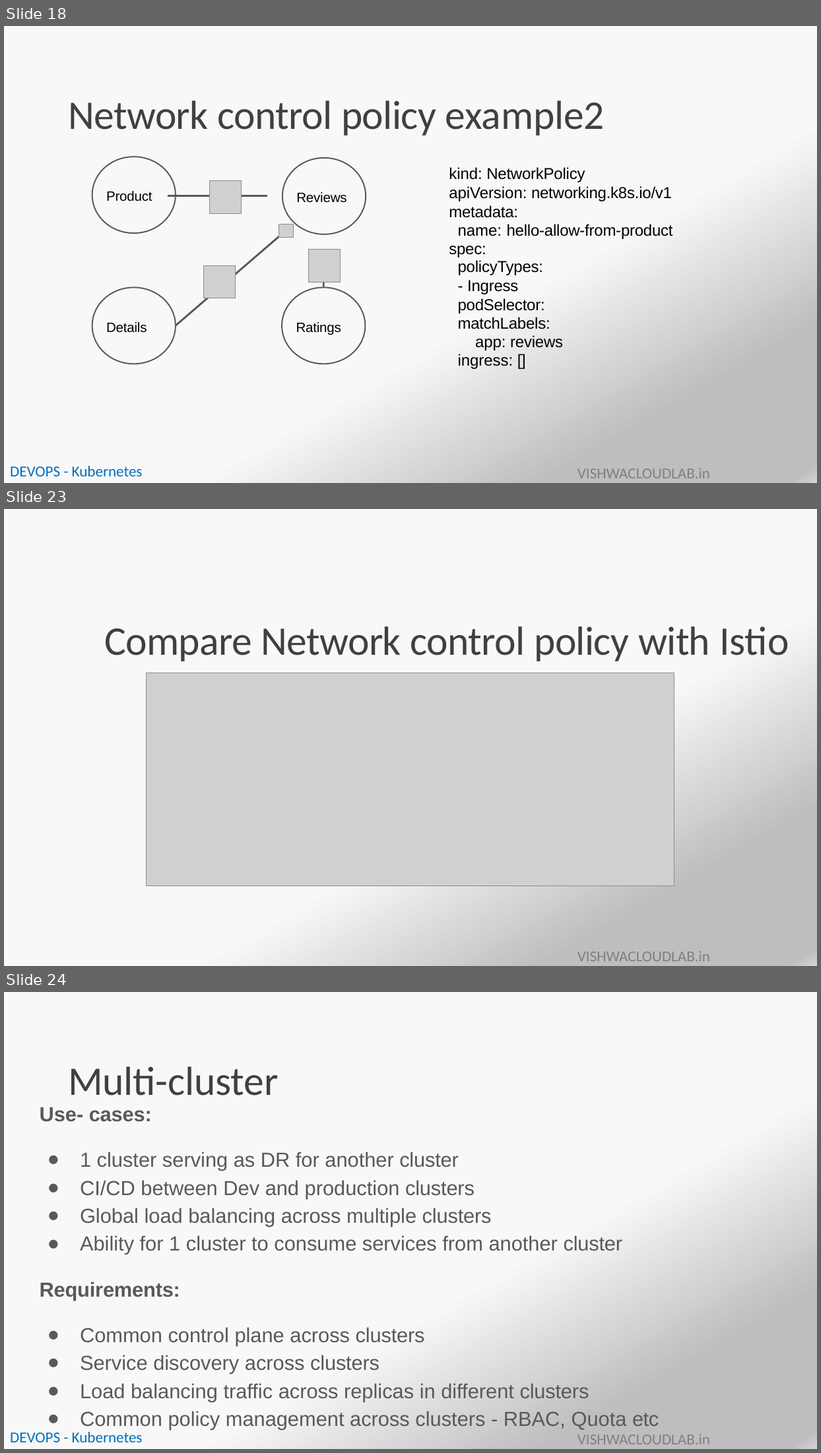
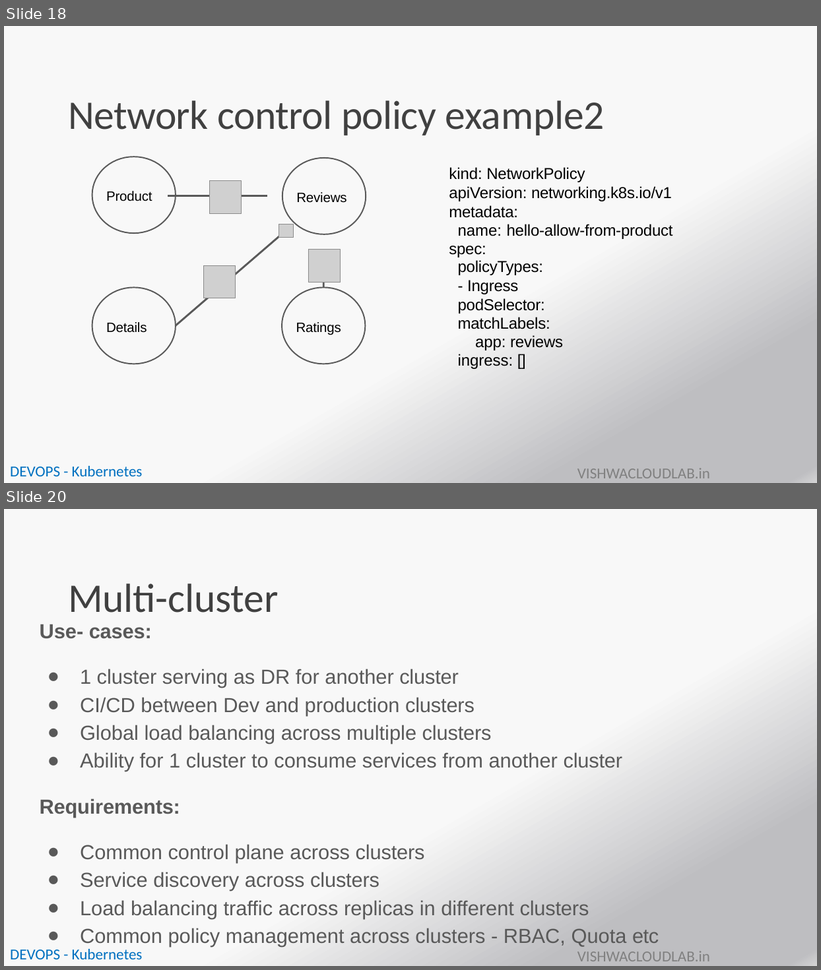
Before and after one commit to payalb/niit-25-aug-25, a slide deck: D4/PPT11-Kubernetes -Network.pptx. Shown one above the other, each under a label of ours: slides 18, 23 and 24 before the commit, slides 18 and 20 after it; the slides between them are not shown. The pictures are 821x1453 and 821x970 pixels, drawn with LibreOffice and Linux fonts; fonts in the diff are those of the drawing; grey boxes stand for pictures; background and template pictures are left out. Boxes give left, top, right and bottom in pixels: in the first picture for what was removed or moved away, otherwise in the second. Text is boxed around its words. In the diff, an @@ line names an element or a change of style, - is before the commit and + after.

```diff
--- a/D4/PPT11-Kubernetes -Network.pptx
+++ b/D4/PPT11-Kubernetes -Network.pptx
@@ slide 23 removed at [4, 509, 817, 966], background gradient #F8F8F8 to #BEBEC1 to #D4D4D5; not listed: 1 template element that a slide beside it also shows @@
@@ title removed at [104, 626, 789, 661] @@
-Compare Network control policy with Istio
@@ picture removed at [147, 673, 675, 887] @@
@@ what was slide 24 is now slide 20 @@
```
Also in this commit, not shown: 7 slides changed, 8 other slides removed, 12 other files.
